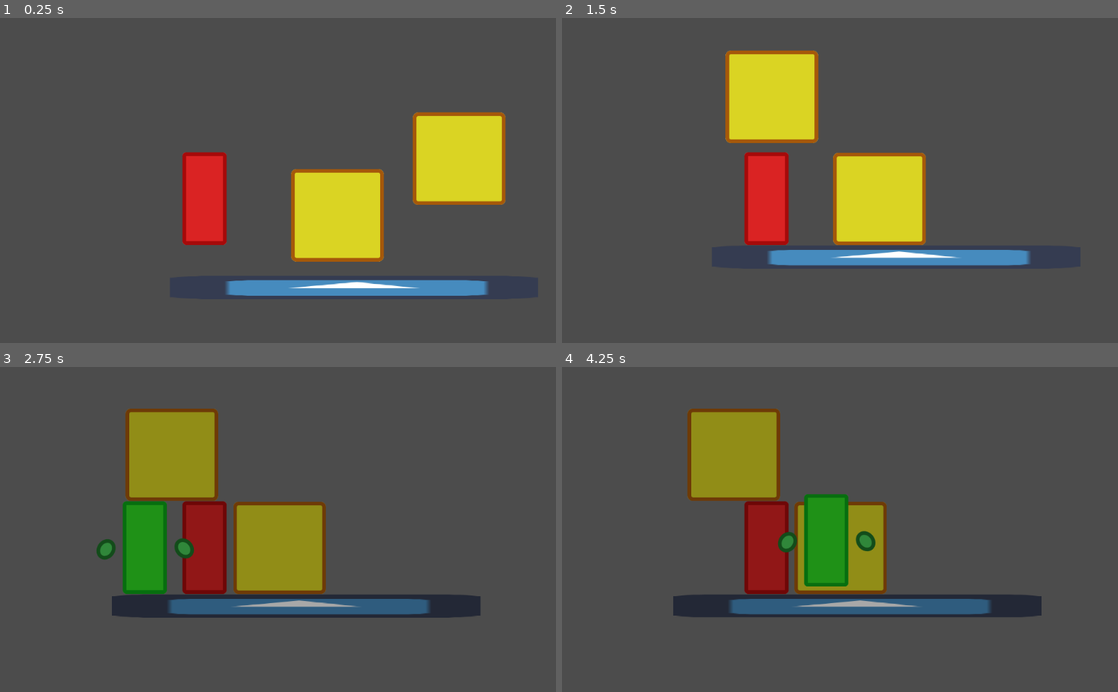
Above: before the commit, frames 1-4 (two rows, left to right).
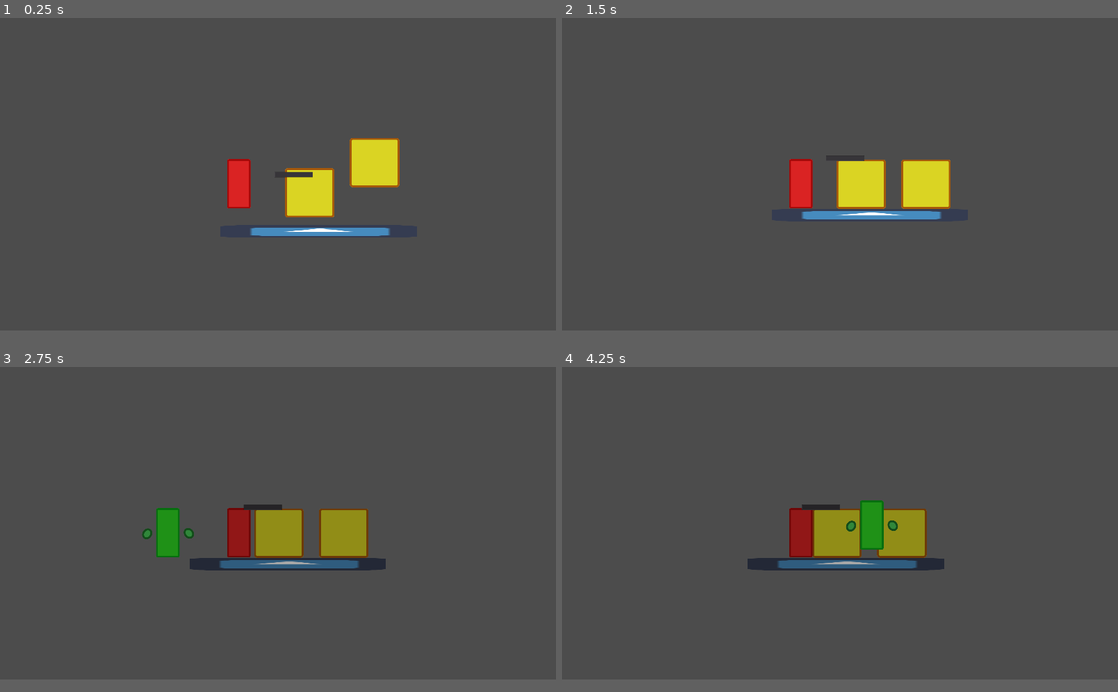
Above: after the commit, the same moments.

Repository: clement-or/Peek
Game: Godot game, scene res://world/World.tscn
The game is run twice, just before and just after one commit, with the same random seed, the same clock (stepped at 60 frames per second) and the same inputs. The project has no main scene, so this scene is started directly. The engine's default icon, where the game draws it, is replaced by a stand-in: a white triangle on a blue panel in a dark square.
Inputs (mouse positions are in pixels of both pictures, inside the frame that each line leads up to):
- Up to frame 1 (0.25 s): no input
- Up to frame 2 (1.5 s): move the mouse to (1023, 161) at 0.52 s; hold Right (ui_right) from 0.53 s (still down); tap Space (switch) at 0.6, 1.35 s; click (1023, 161) at 0.67 s; tap Up (ui_up) at 0.77 s; move the mouse to (890, 200) at 1.27 s; click (890, 200) at 1.42 s
- Up to frame 3 (2.75 s): tap Up (ui_up) at 1.52 s; move the mouse to (333, 458) at 2.02 s; release Right (ui_right) at 2.03 s; hold Left (ui_left) from 2.03 s (still down); tap Space (switch) at 2.1 s
- Up to frame 4 (4.25 s): move the mouse to (812, 594) at 2.77 s; release Left (ui_left) at 2.78 s; hold Right (ui_right) from 2.78 s (still down); tap Space (switch) at 2.85, 3.6 s; click (812, 594) at 2.92 s; tap Up (ui_up) at 3.02, 3.77 s; move the mouse to (1006, 578) at 3.52 s
In our replay, the window is 800x468 before the commit and 800x450 after it. These sizes can differ from the game's own. Grey fills any space a smaller window leaves; there, only what the larger window draws over its background counts as a difference.

The runs differ from the first frame. In frame 1, 15% of the frame differs, in the area x 32-91%, y 29-86%; in frame 2, 14%; in frame 3, 20%, in the area x 17-87%, y 12-78%; in frame 4, 18%.

Commit message:
Grab Timer
Ghost can hold object for 2 seconds, it is displayed in a progress bar but the bar isn't placed well

Diff:
--- /dev/null
+++ b/UI/GUI.gd
@@ -0,0 +1,16 @@
+extends Control
+
+onready var progress_bar = $VBoxContainer/HBoxContainer/ProgressBar
+
+func _ready():
+	pass
+
+func set_progress_range(mini, maxi):
+	progress_bar.min_value = mini
+	progress_bar.max_value = maxi
+
+func set_progress(value):
+	progress_bar.value = value
+
+func toggle_progress_bar():
+	progress_bar.visible = !progress_bar.visible()
--- /dev/null
+++ b/UI/GUI.tscn
@@ -0,0 +1,33 @@
+[gd_scene load_steps=2 format=2]
+
+[ext_resource path="res://UI/GUI.gd" type="Script" id=1]
+
+[node name="GUI" type="Control"]
+anchor_right = 1.0
+anchor_bottom = 1.0
+script = ExtResource( 1 )
+
+[node name="VBoxContainer" type="VBoxContainer" parent="."]
+anchor_left = 0.5
+anchor_top = 0.5
+anchor_right = 0.5
+anchor_bottom = 0.5
+margin_left = -482.0
+margin_top = -285.0
+margin_right = 482.0
+margin_bottom = 285.0
+alignment = 2
+
+[node name="HBoxContainer" type="HBoxContainer" parent="VBoxContainer"]
+margin_top = 540.0
+margin_right = 964.0
+margin_bottom = 570.0
+alignment = 2
+
+[node name="ProgressBar" type="ProgressBar" parent="VBoxContainer/HBoxContainer"]
+margin_left = 764.0
+margin_right = 964.0
+margin_bottom = 30.0
+rect_min_size = Vector2( 200, 30 )
+max_value = 2.0
+percent_visible = false
--- a/ghost/Ghost.gd
+++ b/ghost/Ghost.gd
@@ -3,7 +3,9 @@
 export var speed = 300 # px/s
 export var is_controlled = false
 export var grab_distance = 1000 #px
+export(NodePath) var gui_path
 
+onready var gui = get_node(gui_path)
 var is_grabbing = false
 var obstacle
 
@@ -17,13 +19,14 @@
 		_check_input()
 	if is_grabbing && obstacle:
 		obstacle.global_position = $GrabPoint.global_position
+	display_timer()
 	velocity = move_and_slide(velocity, Vector2.UP, true)
 
 func _check_input():
 	var x_direction = int(Input.is_action_pressed("ui_right"))-int(Input.is_action_pressed("ui_left"))
-	velocity.x = lerp(velocity.x, x_direction*speed, 0.2)
+	velocity.x = lerp(velocity.x, x_direction*speed, 0.8)
 	var y_direction = int(Input.is_action_pressed("ui_down"))-int(Input.is_action_pressed("ui_up"))
-	velocity.y = lerp(velocity.y, y_direction*speed, 0.2)
+	velocity.y = lerp(velocity.y, y_direction*speed, 0.8)
 
 func grab(o):
 	if o == obstacle:
@@ -36,6 +39,7 @@
 	velocity = Vector2.ZERO
 
 	obstacle = o
+	obstacle.set_physics_process(false)
 	obstacle.collision_layer = 2
 	obstacle.collision_mask = 2
 	obstacle.get_node("Tween").connect("tween_completed", self, "_on_grab_finished")
@@ -43,8 +47,10 @@
 
 func _on_grab_finished(o, n):
 	is_controlled = true
+	obstacle.disconnect("tween_completed", self, "_on_grab_finished")
 
 func stop_grab():
+	gui.progress_bar.visible = false
 	obstacle.set_physics_process(true)
 	obstacle.collision_layer = 1
 	obstacle.collision_mask = 1
@@ -57,11 +63,16 @@
 	$Tween.start()
 
 func _on_switched(is_life):
-	if is_life:
+	if is_life && is_grabbing:
 		$GrabTimer.start()
+		gui.progress_bar.visible = true
 	if !is_life:
 		if obstacle: stop_grab()
 		$GrabTimer.stop()
 
 func _on_GrabTimer_timeout():
 	stop_grab()
+
+func display_timer():
+	if gui && !$GrabTimer.is_stopped():
+		gui.set_progress($GrabTimer.time_left)
--- a/ghost/Ghost.tscn
+++ b/ghost/Ghost.tscn
@@ -10,6 +10,7 @@
 
 [node name="Ghost" type="KinematicBody2D"]
 script = ExtResource( 1 )
+speed = 600
 
 [node name="Sprite" type="Sprite" parent="."]
 texture = ExtResource( 2 )
--- a/project.godot
+++ b/project.godot
@@ -17,6 +17,13 @@
 
 config/name="Nouveau projet de jeu"
 config/icon="res://icon.png"
+
+[display]
+
+window/size/width=1920
+window/size/height=1080
+window/stretch/mode="2d"
+window/stretch/aspect="keep_width"
 
 [input]
 
--- a/world/World.tscn
+++ b/world/World.tscn
@@ -1,10 +1,11 @@
-[gd_scene load_steps=7 format=2]
+[gd_scene load_steps=8 format=2]
 
 [ext_resource path="res://world/World.gd" type="Script" id=1]
 [ext_resource path="res://world/Obstacle.tscn" type="PackedScene" id=2]
 [ext_resource path="res://icon.png" type="Texture" id=3]
 [ext_resource path="res://human/Human.tscn" type="PackedScene" id=4]
 [ext_resource path="res://ghost/Ghost.tscn" type="PackedScene" id=5]
+[ext_resource path="res://UI/GUI.tscn" type="PackedScene" id=6]
 
 [sub_resource type="RectangleShape2D" id=1]
 extents = Vector2( 548.688, 30.4509 )
@@ -13,6 +14,7 @@
 script = ExtResource( 1 )
 
 [node name="LifeWorld" type="Node2D" parent="."]
+editor/display_folded = true
 
 [node name="Overlay" type="CanvasModulate" parent="LifeWorld"]
 visible = false
@@ -51,3 +53,6 @@
 position = Vector2( 266.879, 253.242 )
 collision_layer = 2
 collision_mask = 2
+gui_path = NodePath("../../GUI")
+
+[node name="GUI" parent="." instance=ExtResource( 6 )]
